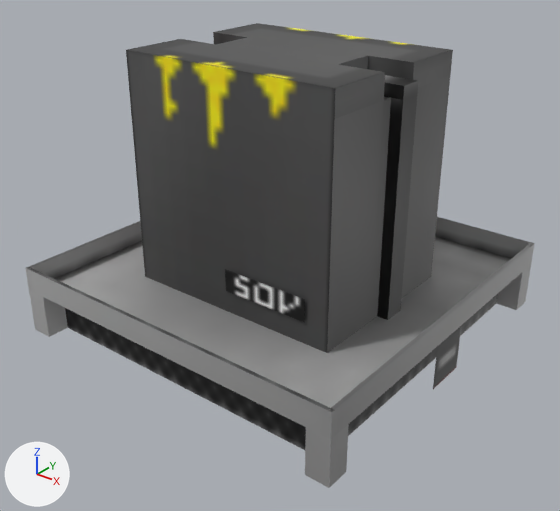
An edit to the Blender file assets/eln/model/BatteryBig/BatteryBig.blend, drawn before and after from the same camera.
Both versions are drawn from a 50 mm lens placed at (1.19, -1.524, 0.626), pointed at (0.031, -0.076, -0.271). The lights are fixed; the arrows at lower left show +X, +Y and +Z.

Names of what the first picture shows: 'battery_life', 'main', 'plugMinus'.
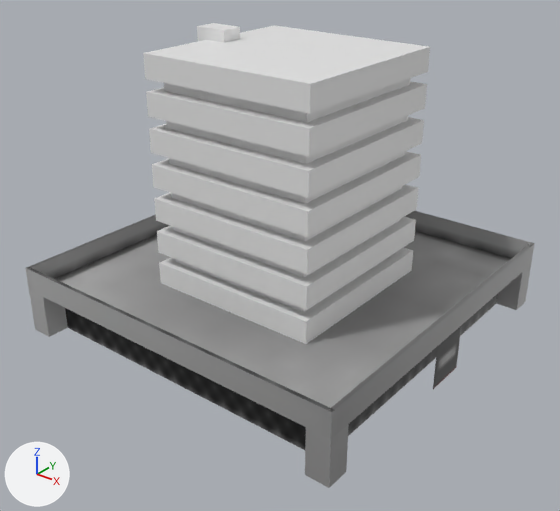
Commit message: Single usage battery model proposal Condensator 200V model proposal

Patch to the scene script:
```diff
--- a/assets/eln/model/BatteryBig/BatteryBig.blend.py
+++ b/assets/eln/model/BatteryBig/BatteryBig.blend.py
@@ me_battery_coal @@
+me_battery_coal.from_pydata(...)  # 118 vertices, 75 faces, 1 loose edge; spans x -0.281..0.25, y -0.25..0.25, z -0.375..0.281
@@ ob_battery_life @@
 ob_battery_life.rotation_euler = (0.0, 0.0, 3.142)  # degrees (0, 0, 180)
+ob_battery_life.hide_viewport = True
@@ ob_battery_coal @@
+ob_battery_coal = bpy.data.objects.new('battery_coal', me_battery_coal)
+ob_battery_coal.location = (0.0, 0.0, 0.0)
```

Changed parts and their boxes (x1, y1, x2, y2) in the pictures (560 x 511 px):
'battery_life', hidden: before (126, 23, 453, 353)
'battery_coal', added: after (143, 23, 430, 344)
